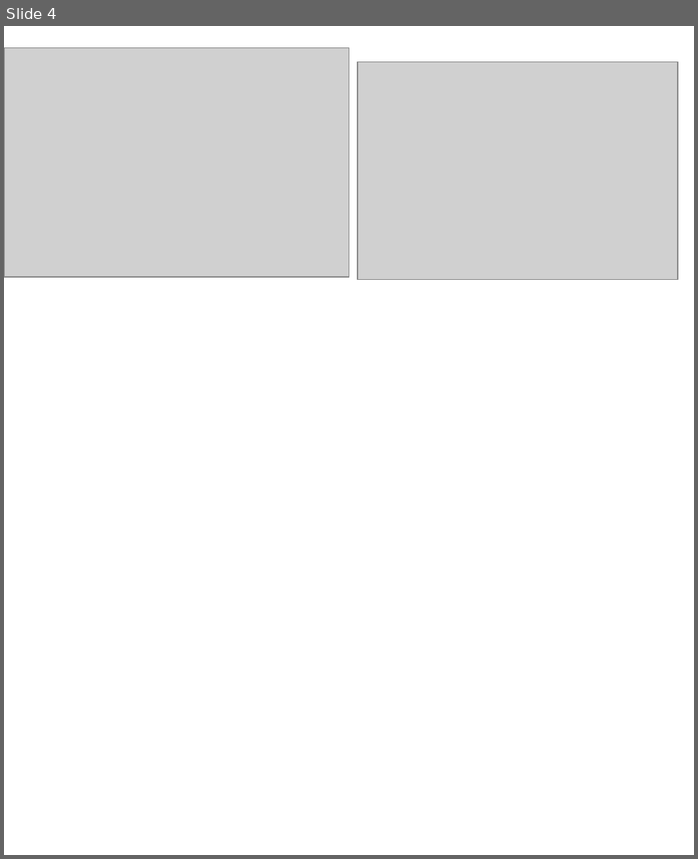
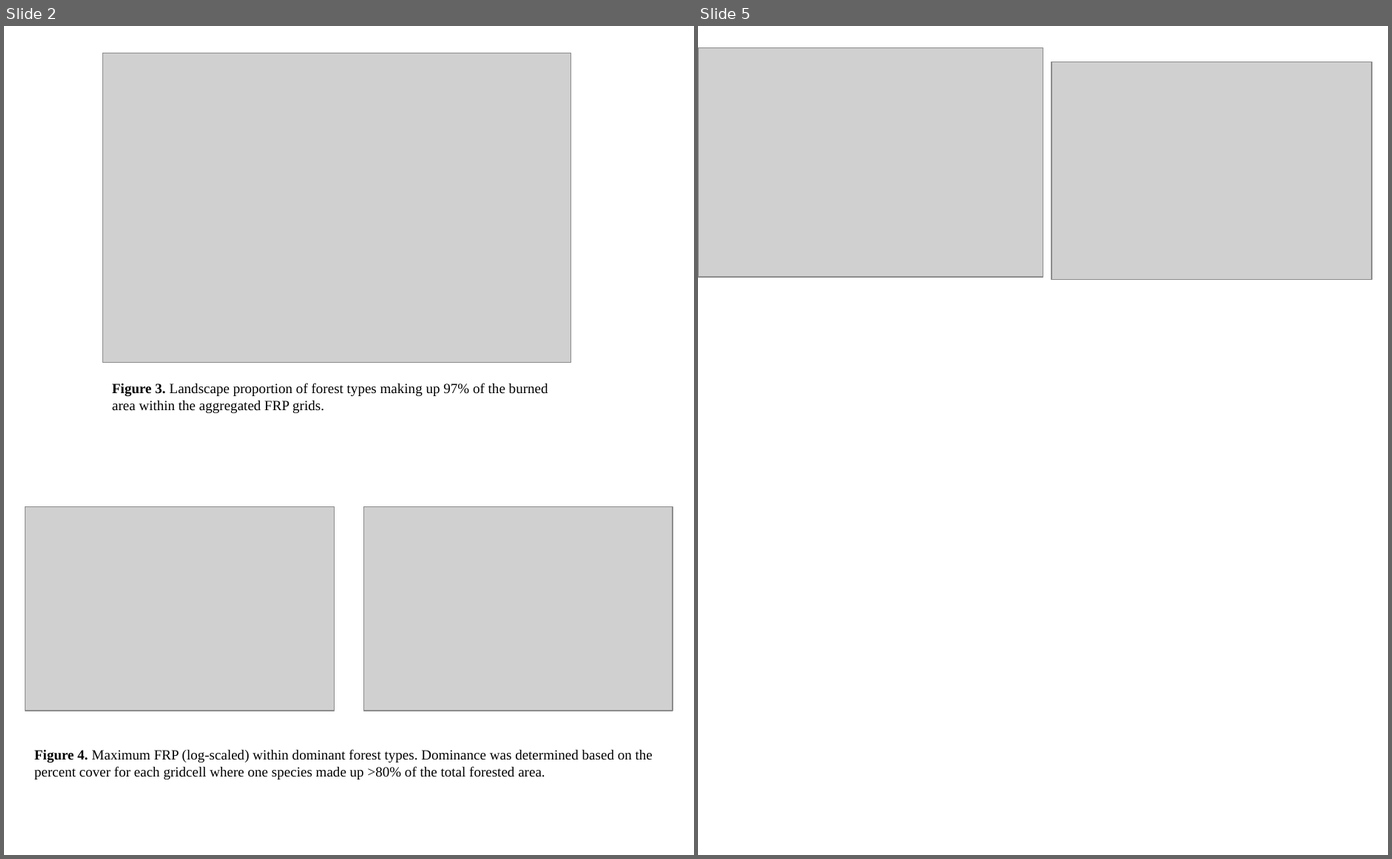
Before and after one commit to natshoff/aspen-fire-fork, a slide deck: Aim2/figures/figure_arrangement.pptx. Shown side by side, each under a label of ours: slide 4 before the commit, slides 2 and 5 after it; the slides between them are not shown. The pictures are 698x859 and 1392x859 pixels, drawn with LibreOffice and Linux fonts; fonts in the diff are those of the drawing; grey boxes stand for pictures. Boxes give left, top, right and bottom in pixels: in the first picture for what was removed or moved away, otherwise in the second. Text is boxed around its words. In the diff, an @@ line names an element or a change of style, - is before the commit and + after.

Commit message:
Updates to figures, model for co-occurrence

```diff
--- a/Aim2/figures/figure_arrangement.pptx
+++ b/Aim2/figures/figure_arrangement.pptx
@@ slide 2 added at <box>4,26,694,855</box>, background #FFFFFF @@
@@ picture added at <box>103,53,572,362</box> @@
@@ text added at <box>112,383,549,413</box>, 11 pt, text #000000 @@
+Figure 3. Landscape proportion of forest types making up 97% of the burned area within the aggregated FRP grids.
@@ picture added at <box>25,506,335,711</box> @@
@@ picture added at <box>364,506,673,711</box> @@
@@ text added at <box>34,749,653,779</box>, 11 pt, text #000000 @@
+Figure 4. Maximum FRP (log-scaled) within dominant forest types. Dominance was determined based on the percent cover for each gridcell where one species made up >80% of the total forested area.
@@ what was slide 4 is now slide 5 @@
```
Also in this commit, not shown: 1 slide changed, 2 other slides added, 2 slides removed, 23 other files.
